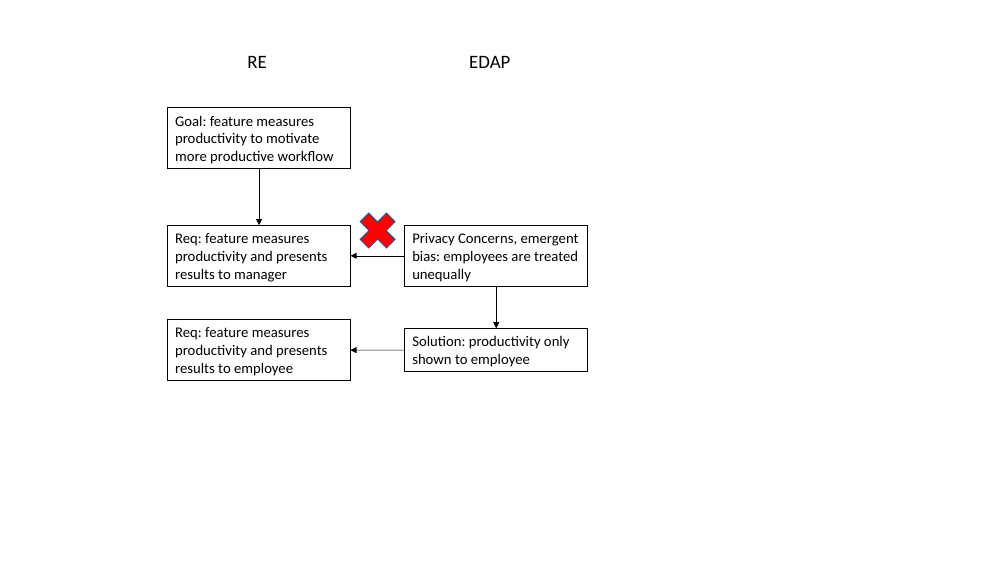
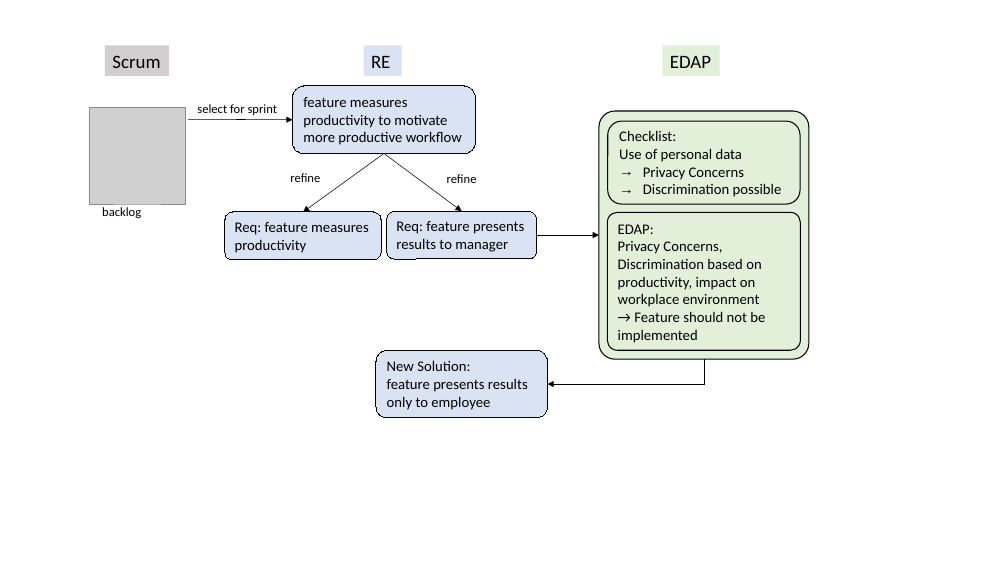
Before and after one commit to HannahKuehn/edap-extension-jira, a slide deck: slide 1 of RE-EDAP-grafik.pptx. Drawn at 1008x567 pixels with LibreOffice and Linux fonts; fonts in the diff are those of the drawing; grey boxes stand for pictures. Boxes give left, top, right and bottom in pixels: in the first picture for what was removed or moved away, otherwise in the second. Text is boxed around its words. In the diff, an @@ line names an element or a change of style, - is before the commit and + after.

```diff
--- a/RE-EDAP-grafik.pptx
+++ b/RE-EDAP-grafik.pptx
@@ rectangle added at (105,45,169,76), fill #D0CECE, 18 pt, text #000000 @@
+Scrum
@@ rectangle "RE": place and size @@
-rectangle "RE" at (247,56,266,68)
+rectangle "RE" at (364,45,402,76)
@@ rectangle "RE" at (364,45,402,76): fill none to #DAE3F3 @@
@@ rectangle "EDAP": place and size @@
-rectangle "EDAP" at (469,56,510,68)
+rectangle "EDAP" at (662,45,720,76)
@@ rectangle "EDAP" at (662,45,720,76): fill none to #E2F0D9 @@
@@ rounded rectangle "feature measures productivity to motivate ...": place and size @@
-rounded rectangle "feature measures productivity to motivate ..." at (168,108,351,169)
+rounded rectangle "feature measures productivity to motivate ..." at (293,86,476,154)
@@ picture added at (89,108,185,204) @@
@@ arrow added from (188, 119) to (293, 119), #000000 0.5 pt @@
@@ text added at (197,104,277,115), 12 pt, text #000000 @@
+select for sprint
@@ text in rounded rectangle at (303,97,462,145): text changed @@
-Goal: feature measures productivity to motivate more productive workflow
+feature measures productivity to motivate more productive workflow
@@ rounded rectangle added at (599,111,809,359), fill #E2F0D9, outline #000000 1 pt @@
@@ rounded rectangle added at (608,121,800,204), outline #000000 1 pt, 14 pt, text #000000 @@
+Checklist:
+Use of personal data
+→ Privacy Concerns
+→ Discrimination possible
@@ text added at (290,173,320,182), 12 pt, text #000000 @@
+refine
@@ arrow added from (384, 154) to (303, 212), #000000 0.5 pt @@
@@ arrow moved from (259, 169) - (259, 225) to (384, 154) - (462, 211) @@
@@ text added at (447,174,477,183), 12 pt, text #000000 @@
+refine
@@ text added at (102,207,141,218), 12 pt, text #000000 @@
+backlog
@@ cross removed at (352,205,403,256) @@
@@ rounded rectangle "Req: feature measures productivity": place and size @@
-rounded rectangle "Req: feature measures productivity" at (168,225,351,287)
+rounded rectangle "Req: feature measures productivity" at (225,212,381,259)
@@ text in rounded rectangle at (235,222,369,253): text changed @@
-Req: feature measures productivity and presents results to manager
+Req: feature measures productivity
@@ rounded rectangle added at (386,211,537,259), fill #DAE3F3, outline #000000 0.75 pt, 14 pt, text #000000 @@
+Req: feature presents results to manager
@@ rectangle removed at (405,225,588,287) @@
-Privacy Concerns, emergent bias: employees are treated unequally
@@ arrow moved from (405, 256) - (351, 256) to (537, 235) - (599, 235) @@
@@ rounded rectangle added at (607,212,800,350), outline #000000 1 pt, 14 pt, text #000000 @@
+EDAP:
+Privacy Concerns, Discrimination based on productivity, impact on workplace environment
+→ Feature should not be implemented
@@ arrow removed from (496, 287) to (496, 328) @@
@@ rectangle removed at (405,328,588,371) @@
-Solution: productivity only shown to employee
@@ arrow removed from (405, 350) to (351, 350) @@
@@ rectangle to rounded rectangle; fill none to #DAE3F3 in 3 elements at (293,86,476,154), (225,212,381,259), (376,350,547,417) @@
@@ rounded rectangle "New Solution:": place and size @@
-rounded rectangle "New Solution:" at (168,320,351,381)
+rounded rectangle "New Solution:" at (376,350,547,417)
@@ elbow arrow added from (704, 359) to (547, 384), #000000 0.5 pt @@
@@ text in rounded rectangle at (387,360,528,410): text changed @@
-Req: feature measures productivity and presents results to employee
+New Solution:
+feature presents results only to employee
```
Also in this commit, not shown: 58 other files.
